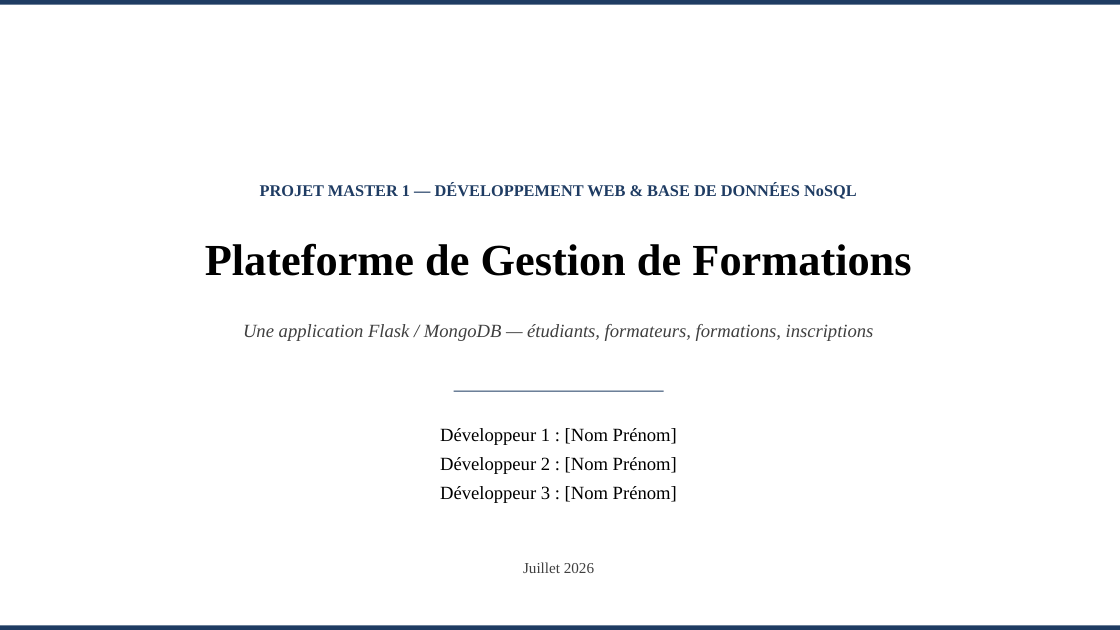
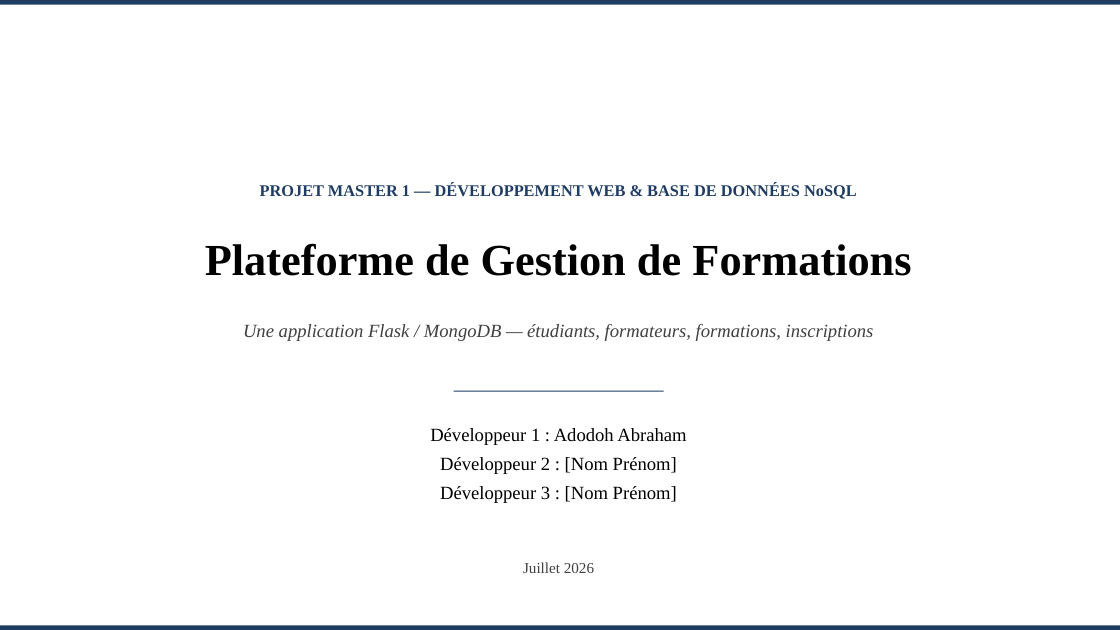
Before and after one commit to ASapAbro/E-Educ, a slide deck: slide 1 of complet/report/Presentation_Projet_Gestion_Formations.pptx. Drawn at 1120x630 pixels with LibreOffice and Linux fonts; fonts in the diff are those of the drawing. Boxes give left, top, right and bottom in pixels: in the first picture for what was removed or moved away, otherwise in the second. Text is boxed around its words. In the diff, an @@ line names an element or a change of style, - is before the commit and + after.

Commit message:
Ajout du diagramme de cas d'utilisation, 3e développeur, et restauration du nom saisi manuellement
Insère le diagramme UML des cas d'utilisation après la slide des acteurs
et passe l'équipe à 3 développeurs. Restaure "Adodoh Abraham" comme
Développeur 1 (saisi manuellement entre-temps et écrasé par la
régénération précédente). Retire le fichier verrou temporaire de
PowerPoint (~$...pptx) du suivi Git et l'ignore désormais.

```diff
--- a/complet/report/Presentation_Projet_Gestion_Formations.pptx
+++ b/complet/report/Presentation_Projet_Gestion_Formations.pptx
@@ text at bbox=[430, 428, 686, 445]: text changed @@
-Développeur 1 : [Nom Prénom]
+Développeur 1 : Adodoh Abraham
```
Also in this commit, not shown: 2 other files.
